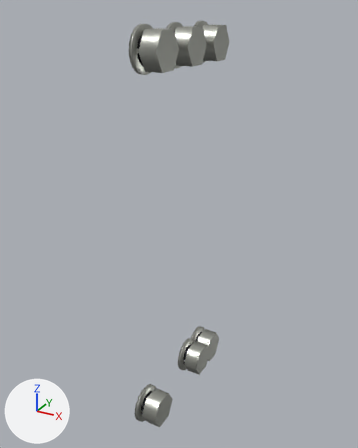
Before and after pictures for a commit that changed the glTF model porsche-911sc-engine/parts/chain-housing-nuts-right.glb.
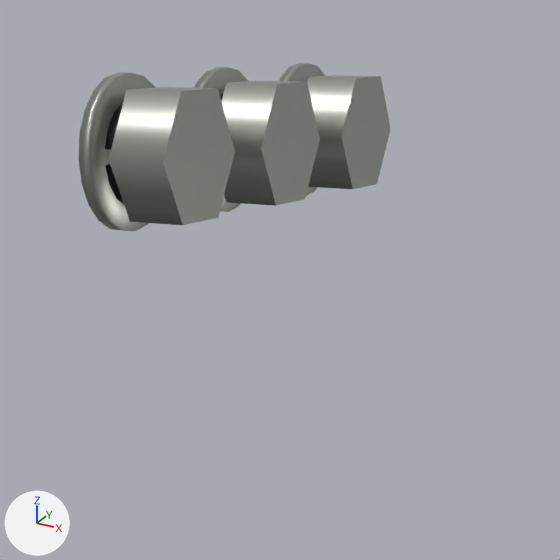
The first picture shows the older version from a 50 mm camera at (218.6, -414.7, 29.3) aimed at (127.2, -248.5, -53.7). The close-ups show the older and then the newer version on the part from 29% to 79% of the width and 0% to 40% of the height of that picture. Only the edits that show in the close-ups are written down. The lights are fixed; the arrows at lower left show +X, +Y and +Z. Vertices at exactly the same position are counted once.
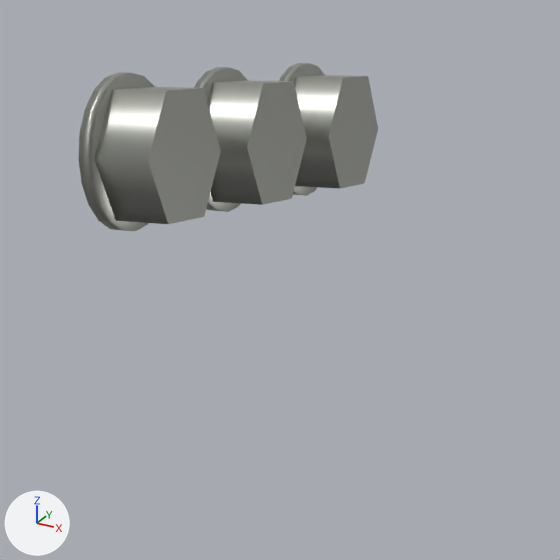
Changed parts and their boxes [x1, y1, x2, y2] in the close-ups (560 x 560 px; the box of a moved part takes in the faces that stretch with it):
'Mesh_0.002', reshaped, moved (9% narrower)
    before: [78, 72, 235, 231]
    after: [78, 72, 221, 231]
'Mesh_0.001', reshaped, moved (10% narrower)
    before: [194, 67, 320, 212]
    after: [194, 67, 307, 212]
'Mesh_0', reshaped, moved (12% narrower)
    before: [279, 63, 391, 196]
    after: [279, 63, 378, 196]
'Mesh_1.002', deleted
    before: [105, 102, 124, 204]
part 1 of me_mesh_0, moved or reshaped
    both: [78, 63, 325, 231]
part 2 of me_mesh_0, moved or reshaped
    before: [109, 76, 391, 225]
    after: [95, 76, 378, 224]

What changed in the scene script:
```text
Change me_mesh_0:
    used by ob_mesh_0; parent = ob_chain_housing_nuts_right_inst0; location = (128.9, -226.0, 16.14); rotation_euler = (0.0, 1.571, 0.0), in degrees (0, 90, 0); scale = (8.0, 8.0, 8.0)
    remove me_mesh_0.from_pydata(...)  # 94 vertices, 144 faces; spans x -1.0..1.0, y -1.0..1.0, z -0.62..0.62
    add me_mesh_0.from_pydata(...)  # 94 vertices, 144 faces; spans x -1.0..1.0, y -1.0..1.0, z -0.51..0.51
    me_mesh_0 part 1: the loose piece of 80 vertices spanning x -1.0..1.0, y -1.0..1.0, z -0.62..-0.42 is moved by (0.0, 0.0, 0.11)
    me_mesh_0 part 2: the loose piece of 14 vertices spanning x -0.81..0.81, y -0.94..0.94, z -0.2..0.62 is moved by (0.0, 0.0, -0.11)
Change ob_mesh_0:
    ob_mesh_0.location: (128.9, -226.0, 16.14) -> (128.1, -226.0, 16.14)
Change ob_mesh_0_001:
    ob_mesh_0_001.location: (128.9, -247.0, 16.14) -> (128.1, -247.0, 16.14)
Change ob_mesh_0_002:
    ob_mesh_0_002.location: (128.9, -268.0, 16.14) -> (128.1, -268.0, 16.14)
Remove ob_mesh_1_002:
    ob_mesh_1_002 = bpy.data.objects.new('Mesh_1.002', me_mesh_1)
    ob_mesh_1_002.parent = ob_chain_housing_nuts_right_inst1
    ob_mesh_1_002.location = (126.5, -268.0, 16.14)
    ob_mesh_1_002.rotation_euler = (0.0, 1.571, 0.0)  # degrees (0, 90, 0)
    ob_mesh_1_002.scale = (5.51, 5.51, 5.51)
```
